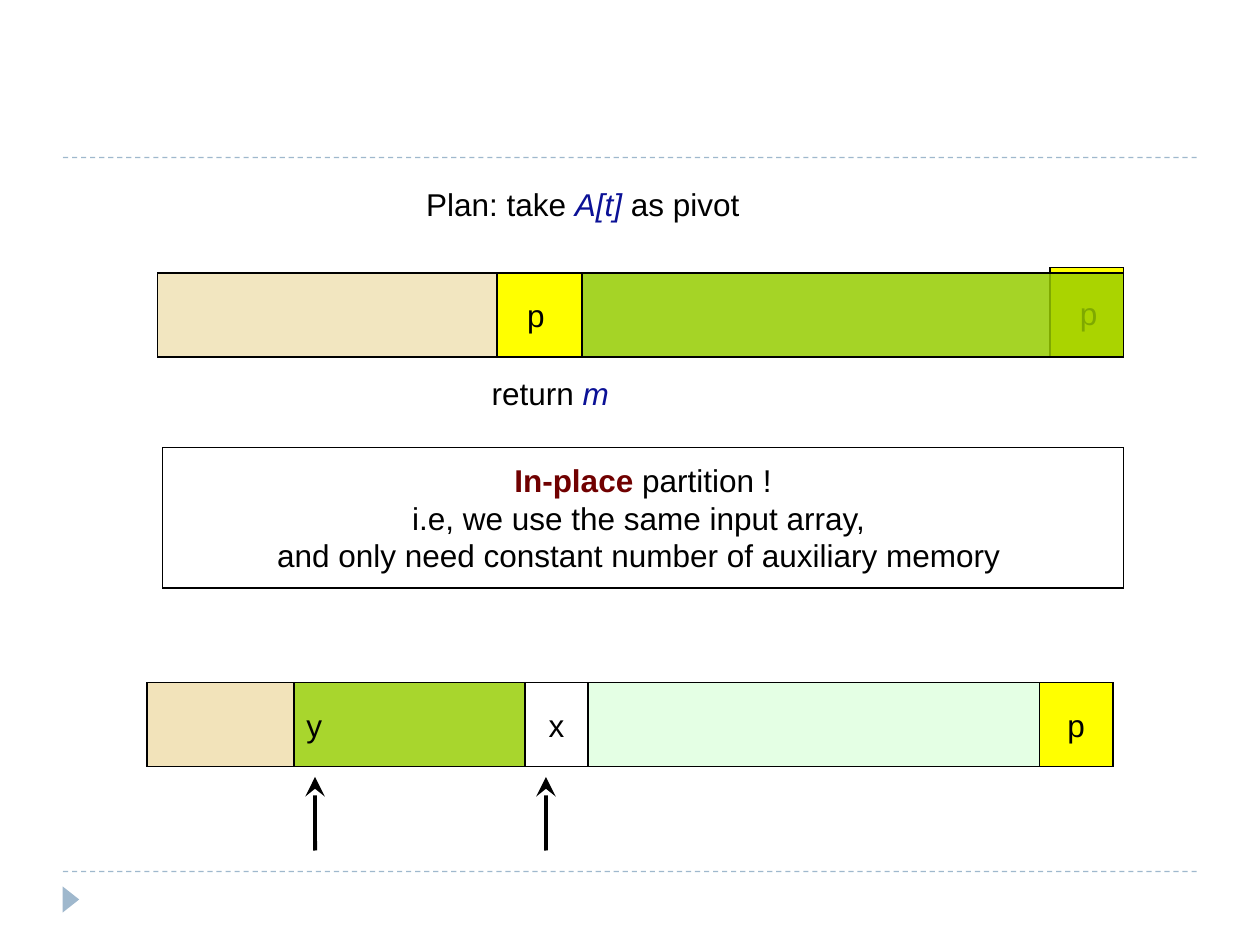
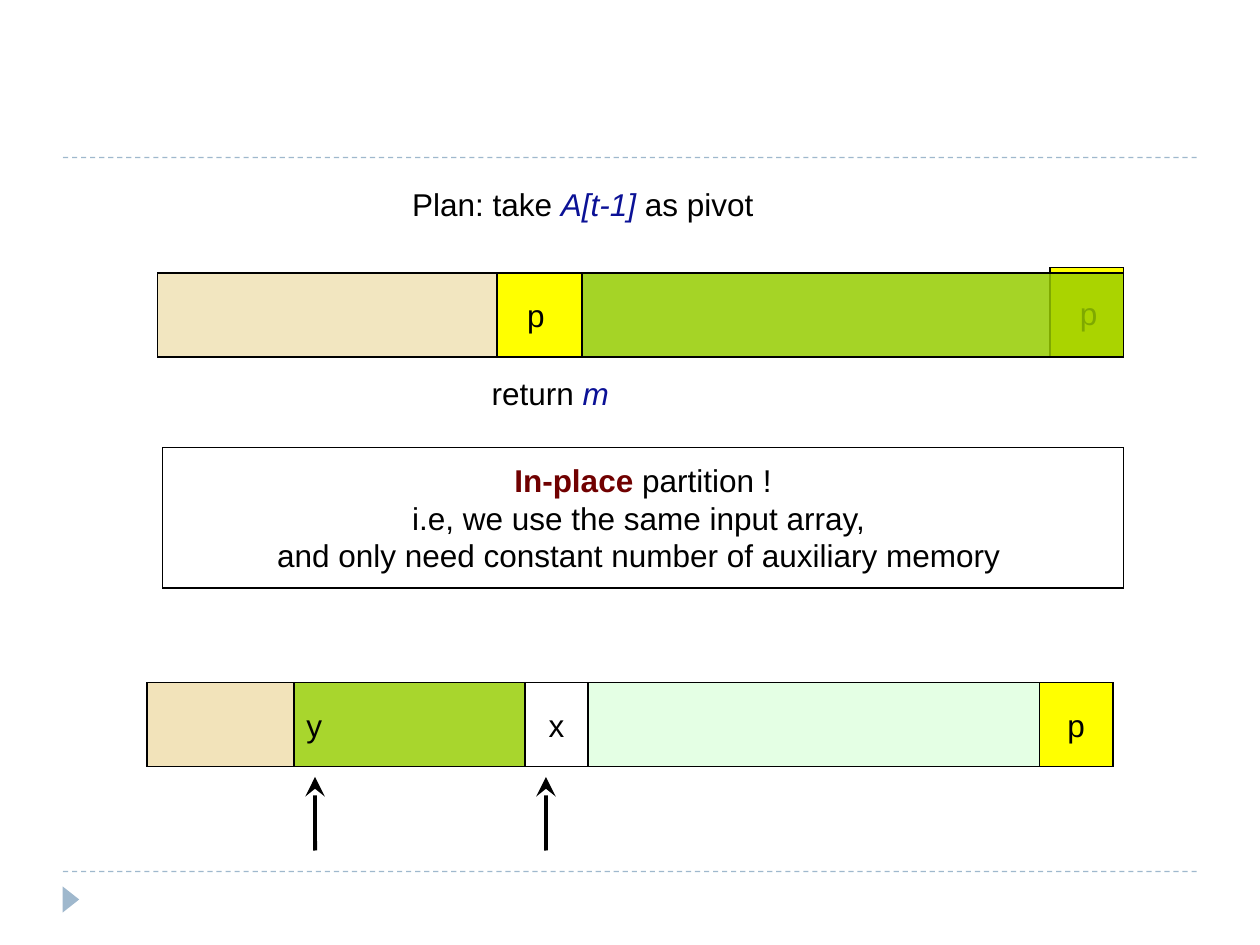
Before and after one commit to eldridgejm/dsc40b-2021-wi-public, a slide deck: slide 26 of published/lectures/07-quickselect/slides-wang.pptx (slide 14 before the commit). Drawn at 1260x945 pixels with LibreOffice and Linux fonts; fonts in the diff are those of the drawing; grey boxes stand for pictures. Boxes give left, top, right and bottom in pixels: in the first picture for what was removed or moved away, otherwise in the second. Text is boxed around its words. In the diff, an @@ line names an element or a change of style, - is before the commit and + after.

```diff
--- a/published/lectures/07-quickselect/slides-wang.pptx
+++ b/published/lectures/07-quickselect/slides-wang.pptx
@@ text at (412, 193, 753, 222): text changed @@
-Plan: take A[t] as pivot
+Plan: take A[t-1] as pivot
```
Also in this commit, not shown: 15 other slides changed, 10 slides added, 2 slides removed, 1 other file.
